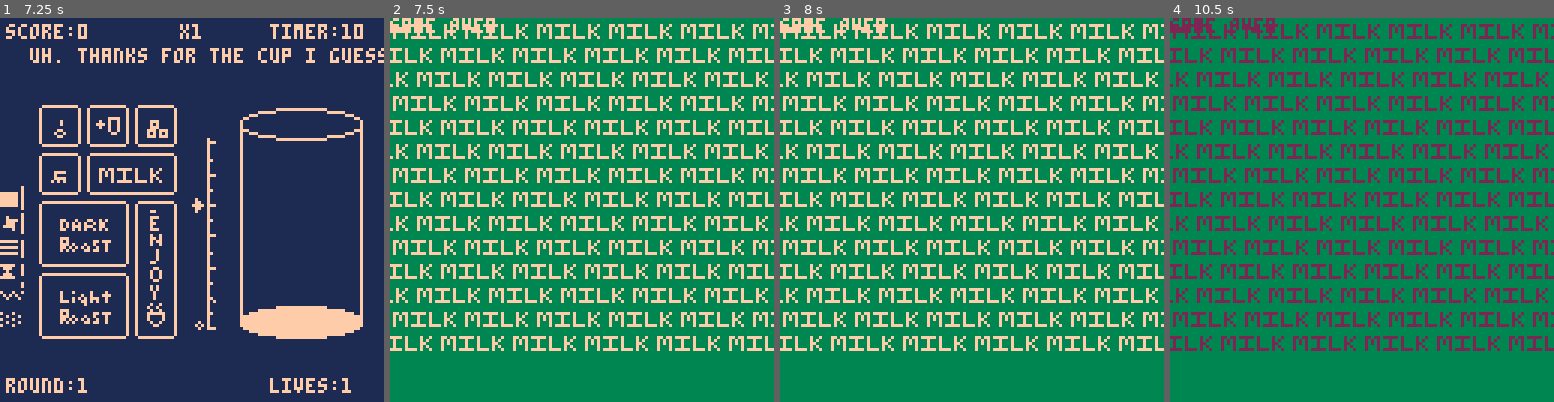
Above: before the commit, frames 1-4 (left to right).
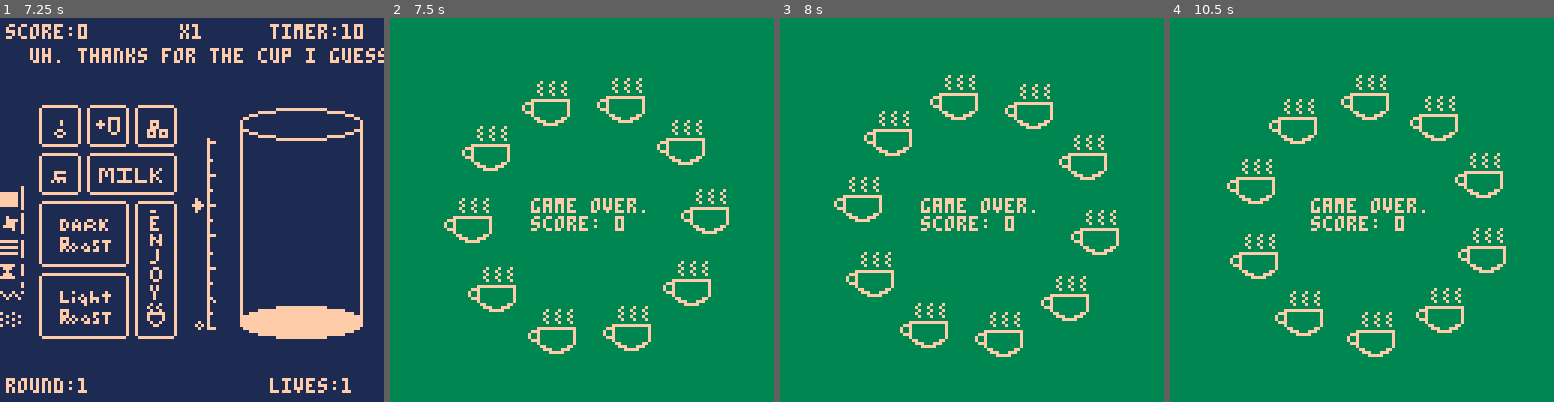
Above: after the commit, the same moments.

Repository: ianquill/brewbyte
Game: PICO-8 cartridge coffee_v07.p8
Two runs of this game, one before a commit and one after it. Both use one fixed random seed, a clock stepped at 60 frames per second and the inputs below.
Inputs:
- Up to frame 1 (7.25 s): tap X (X key) at 0.33, 1.07, 1.85, 2.97, 4.08, 5.2, 6.32 s; hold Right 1.6-2.1 s; hold Up 2.15-2.42 s; hold Right 2.47-3.03 s; hold Left 3.08-3.58 s; hold Down 3.63-3.97 s; hold Right 4.02-4.68 s; hold Up 4.73-5.03 s; hold Left 5.08-5.68 s; hold Down 5.73-6.03 s; hold Right 6.08-6.58 s; hold Right 6.63-7.13 s; hold Up from 7.18 s (still down)
- Up to frame 2 (7.5 s): tap X (X key) at 7.43 s; release Up at 7.45 s
- Up to frame 3 (8 s): hold Right from 7.5 s (still down)
- Up to frame 4 (10.5 s): release Right at 8.07 s; hold Left 8.12-8.62 s; tap X (X key) at 8.55, 9.67 s; hold Down 8.67-9 s; hold Right 9.05-9.72 s; hold Up 9.77-10.07 s; hold Left from 10.12 s (still down)

Frame 1 is identical in both runs. In frame 2, 23% of the frame differs, in the area x 0-100%, y 0-88%; in frame 3, 23%; in frame 4, 24%, in the area x 0-100%, y 0-89%.

Commit message:
added gameover screen spinning circle

Diff:
--- a/coffee_v07.p8
+++ b/coffee_v07.p8
@@ -152,7 +152,7 @@
 			"wow! now that's a cup of joe!",
 			"that's the best damn cup\nof coffee i've had in\nyears.",
 			"thank you. i will return.",
-			"coffee :0 coffee :) coffee :d",
+			"coffee :0\n   coffee :)\n       coffee :d",
 			"oooh baby that's\nwhat i needed",
 			"you made my day!",
 			"you're the best\nbarista here.",
@@ -164,7 +164,7 @@
 			"i had a dream.\nit was about this coffee.\nthis is even better.",
 			"i cannot believe\nhow delicious this is.\nthank you.",
 			"i'm paying for\neveryone else in line!\n(no tip)",
-			"yum!\ndo you have puppuccinos?\nalso what is your goat policy?"
+			"yum!\ndo you have puppuccinos?\nalso what is your goat policy"
 			}
 		elseif tones[current_tone]==tones[order] then
 			--condition: only a bit of liquid in cup
@@ -254,12 +254,14 @@
 		"is this a prank?",
 		"you've spilled all over my \nwhite knickers and little lad\nshoes.",
 		"can you do that again?\nthis is for my liklok page",
-		"i appreciate the extra coffee\nhowever i am over encumbered.",
+		"i appreciate the extra coffee\nhowever i am \nover encumbered.",
 		"ok now that's a lot of \ncoffee.",
 		"too much, too much!",
 		"my son is going to be so\ndisappointed."
 		}
 		add_score(-1)
+		current_lives-=1
+		current_combo=0
 	end
 end
 
@@ -297,6 +299,9 @@
 	round=1
 	music(0)
 	bg=1
+
+	--temp
+	increment=0
 
 	--drink container inits
 	drnk_btmx=80
@@ -379,6 +384,11 @@
 	dialogue="*good morning*\nplease turn on the machine."
 	dialogue_time=70
 	dialogue_status="dialogue"
+
+	diameter=40
+	width=40
+	height=40
+	angle=0
 end
 
 function _update()
@@ -424,7 +434,7 @@
 		if customer_count%10==0 then
 			round+=1
 			--decrease timer for orders here
-			order_time-=25
+			order_time-=35
 
 			--dirty bugfix trick, no one will notice ;)
 			customer_count+=1
@@ -451,6 +461,8 @@
 			music(-1)
 			music(20)
 		end
+	elseif gamemode=="gameover" then
+
 	end
 
 	--input
@@ -568,6 +580,34 @@
 		circfill(60,50,30,15)
 		print("press start :)",40,50,7)
 		--print("tutorial")
+
+	elseif gamemode=="gameover" then
+			cls(3)
+			map(32)
+			print("game over.", 47, 60,15)
+			print("score: "..score)
+
+			--coffee sprite
+			local center=58
+
+			if angle>=1 then
+				angle=0
+			end
+			angle+=0.005
+			local sprite=85
+			local x=0
+			local y=0
+			if t%4==0 then
+					sprite=83
+			end
+
+			for w=angle,1+angle,0.1 do
+				x=flr((width*cos(w))+center)
+				y=flr((height*sin(w))+center)
+				spr(sprite,x,y,2,2)
+			end
+
+
 	else
 		cls(1)
 
@@ -627,20 +667,23 @@
 			draw_container()
 		end
 
-		if gamemode=="gameover" then
-			cls(3)
-			map(32)
-			print("game over.",15)
-		else
+…(5 lines of a section not shown)…
 			--temp draw score over everything
 			print("score:"..score,2,2,15)
 			print("timer:"..timer,90,2,15)
 			print("x"..current_mult,60,2,15)
 			print("round:"..round,2,120,15)
 			print("lives:"..current_lives,90,120,15)
-		end
-
-	end
+
+
+
+	end
+
+
 
 end
 
@@ -740,21 +783,21 @@
 fff7ffffffffff0f00000000000ff00000000000000ff00000000000000000000000000000000000000000000000000000000000000000000000000000000000
 ff7fffff0000000f0000000000000000000000000000000000000000000000000000000000000000000000000000000000000000000000000000000000000000
 00000000000000000000000000000000000000000000000000000000000000000000000000000000000000000000000000000000000000000000000000000000
-00000000000000000000000000000000000000000000000000000000000000000000000000000000000000000000000000000000000000000000000000000000
-00000000fffff00f0000000000000000000000000000000000000000000000000000000000000000000000000000000000000000000000000000000000000000
-000000000fff000f0000000000000000000000000000000000000000000000000000000000000000000000000000000000000000000000000000000000000000
-0000000000f0000f0000000000000000000000000000000000000000000000000000000000000000000000000000000000000000000000000000000000000000
-000000000fff000f0000000000000000000000000000000000000000000000000000000000000000000000000000000000000000000000000000000000000000
+00000000000000000000000000000f000f000f00000000f000f000f0000000000000000000000000000000000000000000000000000000000000000000000000
+00000000fffff00f00000000000000f000f000f000000f000f000f00000000000000000000000000000000000000000000000000000000000000000000000000
+000000000fff000f0000000000000f000f000f00000000f000f000f0000000000000000000000000000000000000000000000000000000000000000000000000
+0000000000f0000f00000000000000f000f000f000000f000f000f00000000000000000000000000000000000000000000000000000000000000000000000000
+000000000fff000f0000000000000f000f000f00000000f000f000f0000000000000000000000000000000000000000000000000000000000000000000000000
 00000000fffff0000000000000000000000000000000000000000000000000000000000000000000000000000000000000000000000000000000000000000000
-00000000000000000000000000000000000000000000000000000000000000000000000000000000000000000000000000000000000000000000000000000000
-000000000000000f0000000f00000000000000000000000000000000000000000000000000000000000000000000000000000000000000000000000000000000
-000000000000000f0000000f00000000000000000000000000000000000000000000000000000000000000000000000000000000000000000000000000000000
-0000000000000000ffffff0f00000000000000000000000000000000000000000000000000000000000000000000000000000000000000000000000000000000
-00000000f000f00fffffff0f00000000000000000000000000000000000000000000000000000000000000000000000000000000000000000000000000000000
-000000000f0f0f00ffffff0f00000000000000000000000000000000000000000000000000000000000000000000000000000000000000000000000000000000
-0000000000f000f0ffffff0f00000000000000000000000000000000000000000000000000000000000000000000000000000000000000000000000000000000
-0000000000000000ffffff0f00000000000000000000000000000000000000000000000000000000000000000000000000000000000000000000000000000000
-00000000000000000000000f00000000000000000000000000000000000000000000000000000000000000000000000000000000000000000000000000000000
+000000000000000000000000000fffffffffffff000fffffffffffff000000000000000000000000000000000000000000000000000000000000000000000000
+000000000000000f0000000f0fff00000000000f0fff00000000000f000000000000000000000000000000000000000000000000000000000000000000000000
+000000000000000f0000000ff00f00000000000ff00f00000000000f000000000000000000000000000000000000000000000000000000000000000000000000
+0000000000000000ffffff0ff00f00000000000ff00f00000000000f000000000000000000000000000000000000000000000000000000000000000000000000
+00000000f000f00fffffff0f0fff00000000000f0fff00000000000f000000000000000000000000000000000000000000000000000000000000000000000000
+000000000f0f0f00ffffff0f000f00000000000f000f00000000000f000000000000000000000000000000000000000000000000000000000000000000000000
+0000000000f000f0ffffff0f0000ff0000000ff00000ff0000000ff0000000000000000000000000000000000000000000000000000000000000000000000000
+0000000000000000ffffff0f00000fff000fff0000000fff000fff00000000000000000000000000000000000000000000000000000000000000000000000000
+00000000000000000000000f0000000fffff00000000000fffff0000000000000000000000000000000000000000000000000000000000000000000000000000
 00000000000000000000000000000000000000000000000000000000000000000000000000000000000000000000000000000000000000000000000000000000
 00000000000000000000000f00000000000000000000000000000000000000000000000000000000000000000000000000000000000000000000000000000000
 00000000f000f00000f0000f00000000000000000000000000000000000000000000000000000000000000000000000000000000000000000000000000000000
@@ -894,20 +937,20 @@
 
 
 __map__
-1010101010101010101010101010101040404040404040404040404040404040070809070809070809070809070809070000000000000000000000000000000000000000000000000000000000000000000000000000000000000000000000000000000000000000000000000000000000000000000000000000000000000000
-1010101010101010101010101010101040404040404040404040404040404040080907080907080907080907080907080000000000000000000000000000000000000000000000000000000000000000000000000000000000000000000000000000000000000000000000000000000000000000000000000000000000000000
-1010101010101010101010101010101040404040404040404040404040404040090708090708090708090708090708090000000000000000000000000000000000000000000000000000000000000000000000000000000000000000000000000000000000000000000000000000000000000000000000000000000000000000
-1001020302030238101010101010101040404040404040404040404040404040070809070809070809070809070809070000000000000000000000000000000000000000000000000000000000000000000000000000000000000000000000000000000000000000000000000000000000000000000000000000000000000000
-1011121305130635101010101010101040404040404040404040404040404040080907080907080907080907080907080000000000000000000000000000000000000000000000000000000000000000000000000000000000000000000000000000000000000000000000000000000000000000000000000000000000000000
-10212223222022360d1010101010101040404040404040404040404040404040090708090708090708090708090708090000000000000000000000000000000000000000000000000000000000000000000000000000000000000000000000000000000000000000000000000000000000000000000000000000000000000000
-10110413070809351d1010101010101040404040404040404040404040404040070809070809070809070809070809070000000000000000000000000000000000000000000000000000000000000000000000000000000000000000000000000000000000000000000000000000000000000000000000000000000000000000
-62212220223022362d1010101010101040404040404040404040404040404040080907080907080907080907080907080000000000000000000000000000000000000000000000000000000000000000000000000000000000000000000000000000000000000000000000000000000000000000000000000000000000000000
-7211141516131a353d1010101010101040404040404040404040404040404040090708090708090708090708090708090000000000000000000000000000000000000000000000000000000000000000000000000000000000000000000000000000000000000000000000000000000000000000000000000000000000000000
-4111242526132a350c1010101010101040404040404040404040404040404040070809070809070809070809070809070000000000000000000000000000000000000000000000000000000000000000000000000000000000000000000000000000000000000000000000000000000000000000000000000000000000000000
-5121222222343a351c1010101010101040404040404040404040404040404040080907080907080907080907080907080000000000000000000000000000000000000000000000000000000000000000000000000000000000000000000000000000000000000000000000000000000000000000000000000000000000000000
-6111171819131b352c1010101010101040404040404040404040404040404040090708090708090708090708090708090000000000000000000000000000000000000000000000000000000000000000000000000000000000000000000000000000000000000000000000000000000000000000000000000000000000000000
-7111242526132b353c1010101010101040404040404040404040404040404040070809070809070809070809070809070000000000000000000000000000000000000000000000000000000000000000000000000000000000000000000000000000000000000000000000000000000000000000000000000000000000000000
-1031323232333237101000000000001040404040404040404040404040404040080907080907080907080907080907080000000000000000000000000000000000000000000000000000000000000000000000000000000000000000000000000000000000000000000000000000000000000000000000000000000000000000
+1010101010101010101010101010101040404040404040404040404040404040101010101010101010101010101010100000000000000000000000000000000000000000000000000000000000000000000000000000000000000000000000000000000000000000000000000000000000000000000000000000000000000000
+1010101010101010101010101010101040404040404040404040404040404040101010101010101010101010101010100000000000000000000000000000000000000000000000000000000000000000000000000000000000000000000000000000000000000000000000000000000000000000000000000000000000000000
+1010101010101010101010101010101040404040404040404040404040404040101010101010101010101010101010100000000000000000000000000000000000000000000000000000000000000000000000000000000000000000000000000000000000000000000000000000000000000000000000000000000000000000
+1001020302030238101010101010101040404040404040404040404040404040101010101010101010101010101010100000000000000000000000000000000000000000000000000000000000000000000000000000000000000000000000000000000000000000000000000000000000000000000000000000000000000000
+1011121305130635101010101010101040404040404040404040404040404040101010101010101010101010101010100000000000000000000000000000000000000000000000000000000000000000000000000000000000000000000000000000000000000000000000000000000000000000000000000000000000000000
+10212223222022360d1010101010101040404040404040404040404040404040101010101010101010101010101010100000000000000000000000000000000000000000000000000000000000000000000000000000000000000000000000000000000000000000000000000000000000000000000000000000000000000000
+10110413070809351d1010101010101040404040404040404040404040404040101010101010101010101010101010100000000000000000000000000000000000000000000000000000000000000000000000000000000000000000000000000000000000000000000000000000000000000000000000000000000000000000
+62212220223022362d1010101010101040404040404040404040404040404040101010101010101010101010101010100000000000000000000000000000000000000000000000000000000000000000000000000000000000000000000000000000000000000000000000000000000000000000000000000000000000000000
+7211141516131a353d1010101010101040404040404040404040404040404040101010101010101010101010101010100000000000000000000000000000000000000000000000000000000000000000000000000000000000000000000000000000000000000000000000000000000000000000000000000000000000000000
+4111242526132a350c1010101010101040404040404040404040404040404040101010101010101010101010101010100000000000000000000000000000000000000000000000000000000000000000000000000000000000000000000000000000000000000000000000000000000000000000000000000000000000000000
+5121222222343a351c1010101010101040404040404040404040404040404040101010101010101010101010101010100000000000000000000000000000000000000000000000000000000000000000000000000000000000000000000000000000000000000000000000000000000000000000000000000000000000000000
+6111171819131b352c1010101010101040404040404040404040404040404040101010101010101010101010101010100000000000000000000000000000000000000000000000000000000000000000000000000000000000000000000000000000000000000000000000000000000000000000000000000000000000000000
+7111242526132b353c1010101010101040404040404040404040404040404040101010101010101010101010101010100000000000000000000000000000000000000000000000000000000000000000000000000000000000000000000000000000000000000000000000000000000000000000000000000000000000000000
+1031323232333237101000000000001040404040404040404040404040404040101010101010101010101010101010100000000000000000000000000000000000000000000000000000000000000000000000000000000000000000000000000000000000000000000000000000000000000000000000000000000000000000
 0000000000000000000010101010101000000000000000000000000000000000000000000000000000000000000000000000000000000000000000000000000000000000000000000000000000000000000000000000000000000000000000000000000000000000000000000000000000000000000000000000000000000000
 
 
